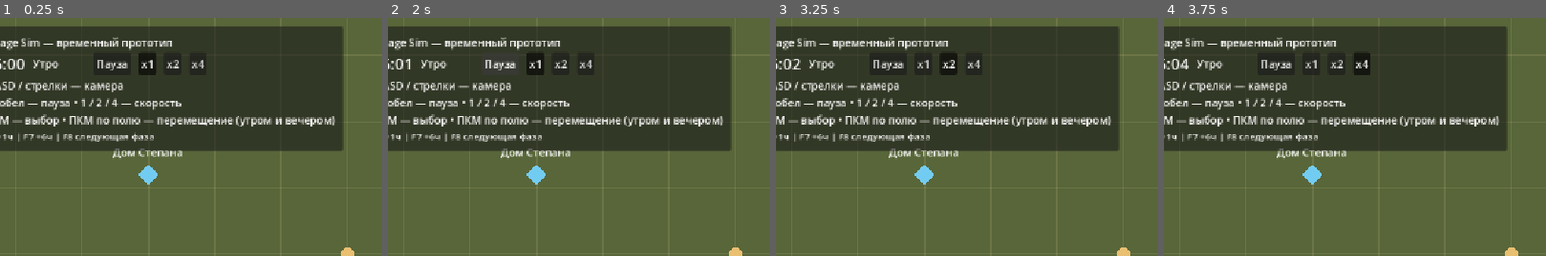
Above: before the commit, frames 1-4 (left to right).
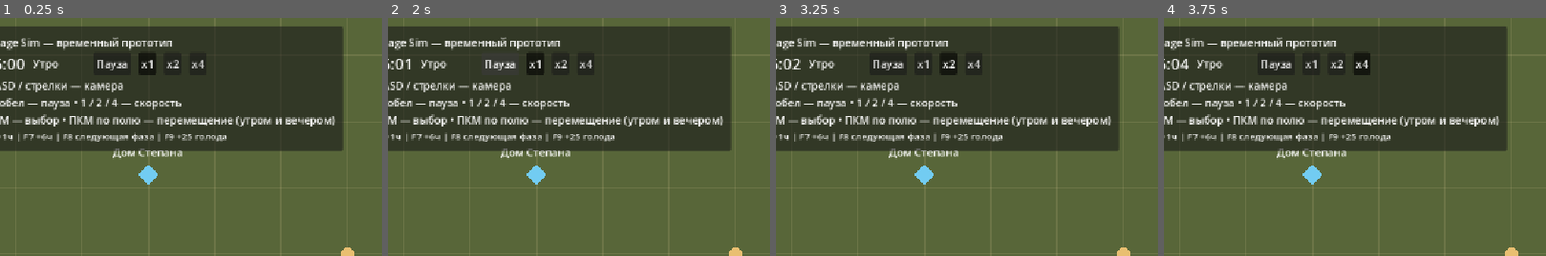
Above: after the commit, the same moments.

Repository: vladlopata5/village-sim
Game: Godot game, scene res://scenes/main.tscn
Same seed, same stepped clock (60 frames per second), same inputs: the game is played once before the commit and once after it.
Inputs:
- Up to frame 1 (0.25 s): no input
- Up to frame 2 (2 s): click "Пауза" at 0.5 s; click "Продолжить" at 1.25 s
- Up to frame 3 (3.25 s): click "x1" at 2 s; click "x2" at 2.75 s
- Up to frame 4 (3.75 s): click "x4" at 3.5 s
The pictures show only the part of the screen within x 4-54%, y 0-50%; the shares and areas given below are measured in that part.

The runs differ from the first frame. In frame 1, 0.3% of the frame differs, in the area x 41-60%, y 48-52%; in frame 2, 0.3%; in frame 3, 0.3%; in frame 4, 0.3%.

Commit message:
Complete Phase 3 and add time-driven resident hunger

Diff:
--- a/scenes/main.tscn
+++ b/scenes/main.tscn
@@ -13,6 +13,8 @@
 [ext_resource type="Script" path="res://scripts/resident_intent_controller.gd" id="8"]
 
 [ext_resource type="Script" path="res://scripts/world_location_view_2d.gd" id="9"]
+
+[ext_resource type="Script" path="res://scripts/resident_hunger.gd" id="10"]
 
 [node name="Main" type="Node"]
 process_mode = 3
@@ -75,3 +77,6 @@
 offset_bottom = -20.0
 mouse_filter = 2
 text = ""
+
+[node name="ResidentHunger" type="Node" parent="."]
+script = ExtResource("10")
--- a/scripts/main.gd
+++ b/scripts/main.gd
@@ -67,7 +67,7 @@
 	help.text = "WASD / стрелки — камера\nПробел — пауза • 1 / 2 / 4 — скорость\nЛКМ — выбор • ПКМ по полю — перемещение (утром и вечером)"
 	column.add_child(help)
 	var debug_help := Label.new()
-	debug_help.text = "F6 +1ч | F7 +6ч | F8 следующая фаза"
+	debug_help.text = "F6 +1ч | F7 +6ч | F8 следующая фаза | F9 +25 голода"
 	debug_help.add_theme_font_size_override("font_size", 14)
 	column.add_child(debug_help)
 	_update_pause()
@@ -83,8 +83,14 @@
 		KEY_F6: game_time.debug_skip_minutes(60)
 		KEY_F7: game_time.debug_skip_minutes(360)
 		KEY_F8: game_time.debug_next_phase()
+		KEY_F9: _debug_add_hunger()
 		_: return
 	get_viewport().set_input_as_handled()
+
+func _debug_add_hunger() -> void:
+	var selected = resident_selection.selected_resident
+	if selected != null:
+		selected.hunger += 25
 
 func _toggle_pause() -> void:
 	game_time.toggle_pause()
@@ -133,6 +139,7 @@
 	resident_intents.intent_changed.connect(view.apply_intent)
 	view.intent_completed.connect(resident_intents.clear_completed)
 	resident_schedule.setup(game_time, world_locations, resident_intents)
+	$ResidentHunger.setup(game_time, resident_data)
 
 func _unhandled_input(event: InputEvent) -> void:
 	# UI and resident selection consume their clicks before this parent.
--- /dev/null
+++ b/scripts/resident_hunger.gd
@@ -0,0 +1,24 @@
+extends Node
+## Hunger evolves with simulation minutes, never rendering frames or UI.
+const ResidentData = preload("res://scripts/resident_data.gd")
+const Activity = preload("res://scripts/resident_activity.gd")
+# 60 units = one hunger point: awake +4/minute, sleeping +1/minute.
+const UNITS_PER_POINT := 60
+var _data: ResidentData
+var _growth_units: int = 0
+
+func setup(game_time: Node, data: ResidentData) -> void:
+	_data = data
+	game_time.minute_changed.connect(_on_minute_changed)
+
+func _on_minute_changed(_total_minutes: int) -> void:
+	# GameTime emits once for EVERY elapsed minute, including debug jumps.
+	if _data.hunger >= 100:
+		_growth_units = 0
+		return
+	_growth_units += 1 if _data.activity == Activity.Type.SLEEPING else 4
+	if _growth_units >= UNITS_PER_POINT:
+		_data.hunger += 1
+		_growth_units -= UNITS_PER_POINT
+		if _data.hunger == 100:
+			_growth_units = 0
--- a/tests/test_debug_time.gd
+++ b/tests/test_debug_time.gd
@@ -129,7 +129,7 @@
 	self.paused = false
 	view._process(0.5)
 	check(view.global_position != before, "Morning manual movement resumes")
-	check(scene.resident_data.hunger == 20 and scene.resident_data.fatigue == 35 and scene.resident_data.mood == 65, "Debug and morning leave states unchanged")
+	check(scene.resident_data.fatigue == 35 and scene.resident_data.mood == 65, "Debug and morning leave fatigue and mood unchanged")
 	scene.queue_free()
 	print("Debug time checks: ", "PASS" if failures == 0 else "FAIL (%d)" % failures)
 	quit(0 if failures == 0 else 1)
--- a/tests/test_night_home.gd
+++ b/tests/test_night_home.gd
@@ -129,7 +129,7 @@
 	right_click(field.get_global_transform_with_canvas() * Vector2(-100, 180))
 	check(not controller.is_night and view.target_position.is_equal_approx(Vector2(-100, 180)), "Morning restores manual commands")
 	var data = scene.resident_data
-	check(data.hunger == 20 and data.fatigue == 35 and data.mood == 65 and data.traits.size() == 3, "Night reaction never changes resident states or traits")
+	check(data.fatigue == 35 and data.mood == 65 and data.traits.size() == 3, "Night reaction never changes fatigue, mood or traits")
 	scene.queue_free()
 	print("Night home checks: ", "PASS" if failures == 0 else "FAIL (%d)" % failures)
 	quit(0 if failures == 0 else 1)
--- a/tests/test_resident_activity.gd
+++ b/tests/test_resident_activity.gd
@@ -80,7 +80,7 @@
 		check(data.activity == Activity.Type.IDLE and not view.has_movement_target, "Morning cancels unfinished home movement to IDLE")
 		view.intent_completed.emit(cancelled)
 		check(data.activity == Activity.Type.IDLE, "Late cancelled arrival cannot cause sleep")
-	check(data.hunger == 20 and data.fatigue == 35 and data.mood == 65, "Activities never change needs or mood")
+	check(data.fatigue == 35 and data.mood == 65, "Activities never change fatigue or mood")
 	data.activity = Activity.Type.SLEEPING
 	card._refresh()
 	check(card.activity_label.text == "Занятие: Спит", "Card reads original data without its own state")
--- /dev/null
+++ b/tests/test_resident_hunger.gd
@@ -0,0 +1,118 @@
+extends SceneTree
+const Clock = preload("res://scripts/game_time.gd")
+const Data = preload("res://scripts/resident_data.gd")
+const Hunger = preload("res://scripts/resident_hunger.gd")
+const Activity = preload("res://scripts/resident_activity.gd")
+var failures := 0
+func _initialize() -> void:
+	call_deferred("_run")
+func check(condition: bool, message: String) -> void:
+	if not condition:
+		failures += 1
+		push_error(message)
+func key(code: Key, echo: bool = false) -> void:
+	for pressed in [true, false]:
+		var event := InputEventKey.new()
+		event.physical_keycode = code
+		event.pressed = pressed
+		event.echo = echo
+		root.push_input(event, true)
+func _run() -> void:
+	# No scene, renderer or UI needed; equal game time at different speeds/FPS.
+	for speed in [1, 2, 4]:
+		for frames in [1, 30, 120]:
+			var clock = Clock.new()
+			root.add_child(clock)
+			clock.set_process(false)
+			clock.set_speed(speed)
+			var data = Data.new("test", "Тест", 30, "")
+			data.hunger = 20
+			var hunger = Hunger.new()
+			root.add_child(hunger)
+			hunger.setup(clock, data)
+			for _frame in range(frames):
+				clock.advance(60.0 / speed / frames)
+			# Exact binary fractions above: total minute count is 60.
+			check(data.hunger == 24, "Awake hour has same growth on every speed and frame count")
+			data.activity = Activity.Type.SLEEPING
+			clock.advance(60.0 / speed)
+			check(data.hunger == 25, "Sleeping hour grows four times slower")
+			data.activity = Activity.Type.WORKING
+			clock.advance(15.0 / speed)
+			check(data.hunger == 26, "Working uses awake rate")
+			paused = true
+			clock.advance(1000.0)
+			check(data.hunger == 26, "Pause blocks ordinary hunger growth")
+			clock.debug_skip_minutes(60)
+			check(data.hunger == 30 and paused, "Explicit debug time advances hunger on pause independent of speed")
+			paused = false
+			clock.queue_free()
+			hunger.queue_free()
+	var clock = Clock.new()
+	root.add_child(clock)
+	clock.set_process(false)
+	var data = Data.new("fraction", "Тест", 30, "")
+	var hunger = Hunger.new()
+	root.add_child(hunger)
+	hunger.setup(clock, data)
+	clock.advance(14.0)
+	check(data.hunger == 0, "Fraction remains below one point")
+	data.activity = Activity.Type.SLEEPING
+	clock.advance(4.0)
+	check(data.hunger == 1, "Fraction carries across activity change")
+	data.hunger = 99
+	clock.debug_skip_minutes(600)
+	check(data.hunger == 100, "Hunger saturates at 100")
+	clock.queue_free()
+	hunger.queue_free()
+	var scene = load("res://scenes/main.tscn").instantiate()
+	root.add_child(scene)
+	await process_frame
+	await process_frame
+	clock = scene.game_time
+	clock.set_process(false)
+	var view = scene.resident_view
+	view.set_process(false)
+	data = scene.resident_data
+	var card = scene.get_node("HUD/ResidentCard")
+	key(KEY_F9)
+	check(data.hunger == 20, "F9 without selection does nothing")
+	scene.resident_selection.select(data)
+	paused = true
+	var minute: int = clock.total_minutes
+	key(KEY_F9)
+	await process_frame
+	check(data.hunger == 45 and card.hunger_label.text == "Голод: 45/100 — Немного голоден", "F9 on pause adds 25 and live card reads data")
+	key(KEY_F9, true)
+	check(data.hunger == 45, "Held-key echo is ignored")
+	check(clock.total_minutes == minute and paused, "F9 never advances time or changes pause")
+	var other = Data.new("other", "Другой", 20, "")
+	scene.resident_selection.select(other)
+	key(KEY_F9)
+	check(other.hunger == 25 and data.hunger == 45, "F9 changes only selected resident")
+	scene.resident_selection.select(data)
+	key(KEY_F9)
+	key(KEY_F9)
+	key(KEY_F9)
+	check(data.hunger == 100, "F9 respects upper bound")
+	key(KEY_F8)
+	check(scene.resident_intents.current_intent.reason_id == &"day_work", "Hunger 100 does not override work schedule")
+	paused = false
+	view._process(20.0)
+	check(data.activity == Activity.Type.WORKING, "Hunger 100 does not prevent work arrival")
+	key(KEY_F8)
+	key(KEY_F8)
+	view._process(20.0)
+	check(data.activity == Activity.Type.SLEEPING, "Hunger 100 does not prevent sleep")
+	key(KEY_F8)
+	check(data.activity == Activity.Type.IDLE and data.fatigue == 35 and data.mood == 65, "Morning still wakes; fatigue and mood unchanged")
+	# Data continues to evolve without its visual representation or card selection.
+	data.hunger = 20
+	scene.resident_selection.clear()
+	view.queue_free()
+	await process_frame
+	clock.debug_skip_minutes(15)
+	check(data.hunger == 21 and not card.visible, "Hunger exists independently of view and UI selection")
+	scene.queue_free()
+	print("Hunger checks: ", "PASS" if failures == 0 else "FAIL (%d)" % failures)
+	quit(0 if failures == 0 else 1)
--- a/tests/test_resident_intent.gd
+++ b/tests/test_resident_intent.gd
@@ -69,7 +69,7 @@
 	check(scene.get_node("ResidentScheduleController").request_manual_move(start), "Morning manual intent replaces unfinished home path")
 	check(intents.current_intent.reason_id == &"manual_move", "Manual intent becomes current after morning release")
 	var data = scene.resident_data
-	check(data.hunger == 20 and data.fatigue == 35 and data.mood == 65, "Intent mechanism leaves resident states untouched")
+	check(data.fatigue == 35 and data.mood == 65, "Intent mechanism leaves fatigue and mood untouched")
 	scene.queue_free()
 	print("Intent checks: ", "PASS" if failures == 0 else "FAIL (%d)" % failures)
 	quit(0 if failures == 0 else 1)
--- a/tests/test_resident_schedule.gd
+++ b/tests/test_resident_schedule.gd
@@ -107,7 +107,7 @@
 	check(not schedule.request_manual_move(Vector2.ZERO), "Work period remains protected without place")
 	next_phase()
 	check(schedule.request_manual_move(Vector2(-100, 180)), "Evening permits manual command after missing work")
-	check(data.hunger == 20 and data.fatigue == 35 and data.mood == 65, "Full cycles never change needs or mood")
+	check(data.fatigue == 35 and data.mood == 65, "Full cycles never change fatigue or mood")
 	scene.queue_free()
 	# Initial setup during a work phase also follows the schedule.
 	var day_scene = load("res://scenes/main.tscn").instantiate()
--- a/tests/test_resident_states.gd
+++ b/tests/test_resident_states.gd
@@ -48,9 +48,9 @@
 	for speed in [1, 2, 4]:
 		clock.set_speed(speed)
 		clock.advance(1440.0)
-	check(data.hunger == 20 and data.fatigue == 35 and data.mood == 65, "Passing time never changes resident states")
+	check(data.hunger == 100 and data.fatigue == 35 and data.mood == 65, "Passing time grows hunger to cap without changing fatigue or mood")
 	data.traits.clear()
-	check(data.hunger == 20 and data.fatigue == 35 and data.mood == 65, "Traits do not affect states")
+	check(data.hunger == 100 and data.fatigue == 35 and data.mood == 65, "Traits do not affect states")
 	data.hunger = 75
 	data.fatigue = 50
 	data.mood = 0
--- a/tests/test_world_location.gd
+++ b/tests/test_world_location.gd
@@ -58,7 +58,7 @@
 	check(not view.has_movement_target and data.activity == Activity.Type.IDLE, "Missing home does not issue bogus movement or sleep")
 	clock.debug_next_phase()
 	check(not scene.resident_schedule.is_night, "Missing home still releases night lock in morning")
-	check(data.hunger == 20 and data.fatigue == 35 and data.mood == 65, "Place lookup leaves needs unchanged")
+	check(data.fatigue == 35 and data.mood == 65, "Place lookup leaves fatigue and mood unchanged")
 	scene.queue_free()
 	print("World location checks: ", "PASS" if failures == 0 else "FAIL (%d)" % failures)
 	quit(0 if failures == 0 else 1)
Not shown: 1 places in scenes/main.tscn that only renumber resources
Not shown, added: scripts/resident_hunger.gd.uid
Not shown, added: tests/test_resident_hunger.gd.uid
Not shown, changed: docs/DECISIONS.md
Not shown, changed: docs/PHASE_3.md
Not shown, added: docs/PHASE_4.md
Not shown, changed: docs/ROADMAP.md
